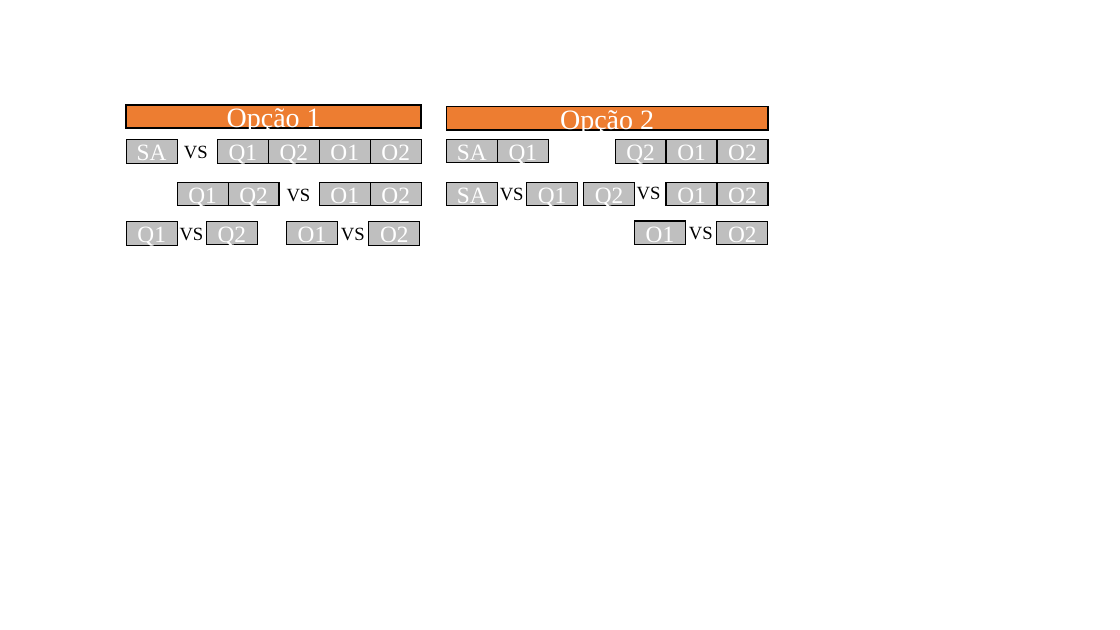
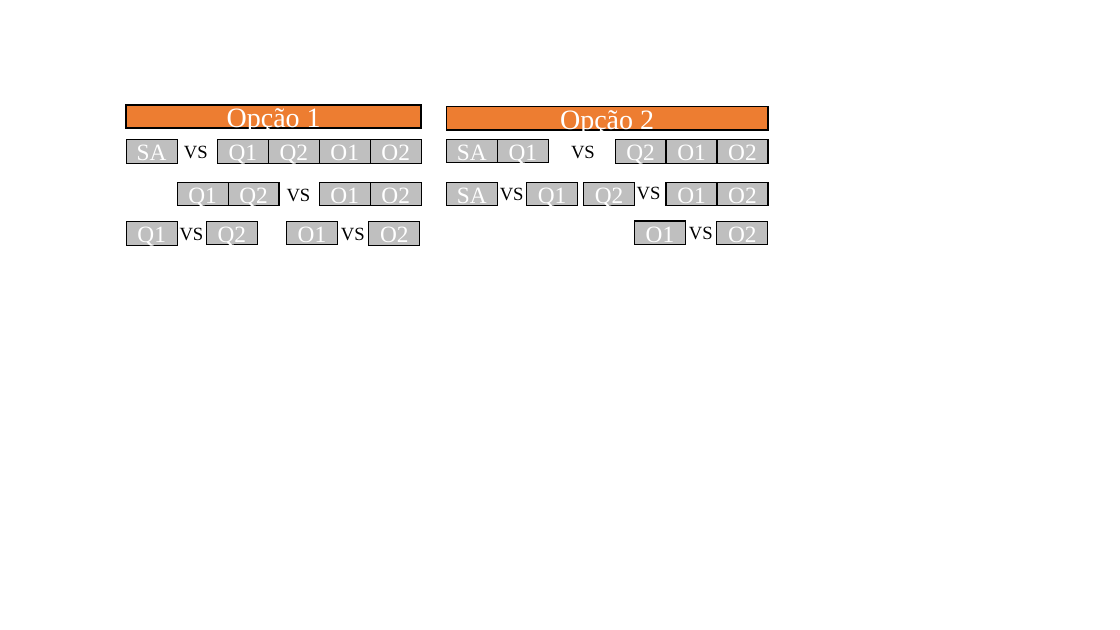
Before and after one commit to thomasbrunomichelon/Curso-R-Thomas-Emeli, a slide deck: slide 3 of Aulas/Aula 6 - Estatística experimental/images/a.pptx (slide 1 before the commit). Drawn at 1120x630 pixels with LibreOffice and Linux fonts; fonts in the diff are those of the drawing. Boxes give left, top, right and bottom in pixels: in the first picture for what was removed or moved away, otherwise in the second. Text is boxed around its words. In the diff, an @@ line names an element or a change of style, - is before the commit and + after.

```diff
--- a/Aulas/Aula 6 - Estatística experimental/images/a.pptx
+++ b/Aulas/Aula 6 - Estatística experimental/images/a.pptx
@@ text added at (571, 145, 595, 158), 16 pt, text #000000 @@
+VS
```
Also in this commit, not shown: 2 slides added, 14 other files.
